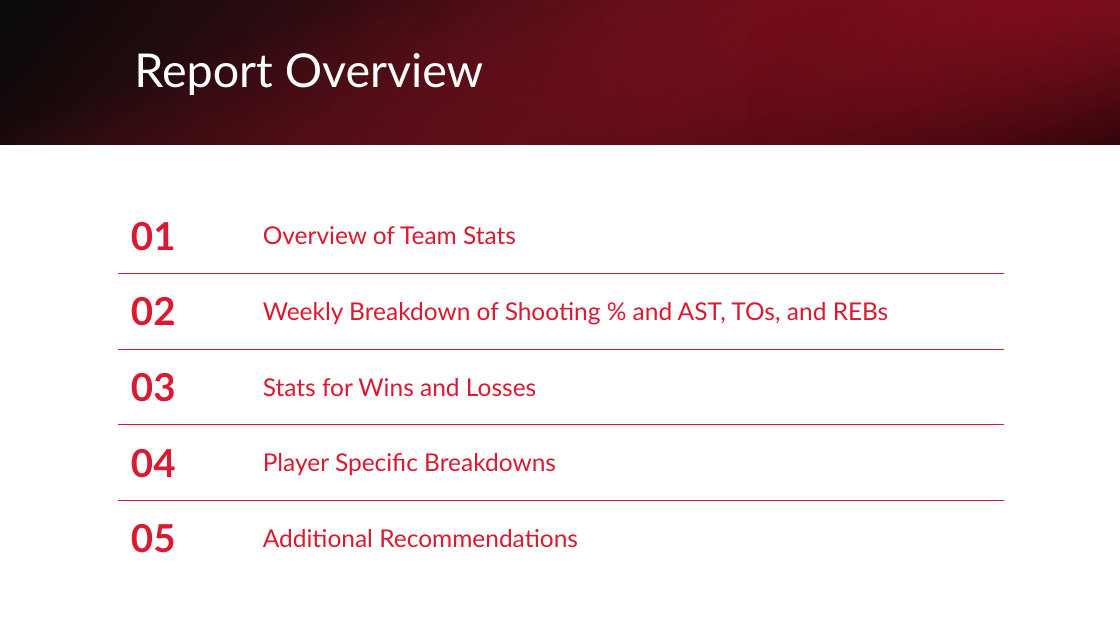
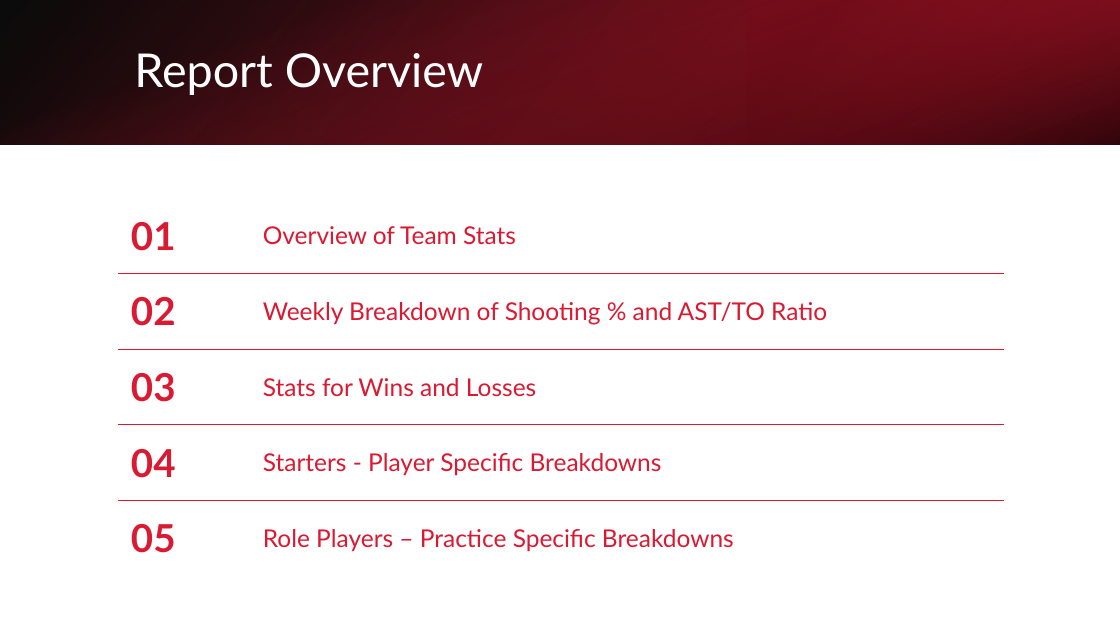
Before and after one commit to apurvis14/Jackson-Prep-Basketball-Analytics, a slide deck: slide 2 of Midseason Analytics Overview.pptx. Drawn at 1120x630 pixels with LibreOffice and Linux fonts; fonts in the diff are those of the drawing. Boxes give left, top, right and bottom in pixels: in the first picture for what was removed or moved away, otherwise in the second. Text is boxed around its words. In the diff, an @@ line names an element or a change of style, - is before the commit and + after.

```diff
--- a/Midseason Analytics Overview.pptx
+++ b/Midseason Analytics Overview.pptx
@@ table at (118,197,1004,576) @@
-row 2, column 2: Weekly Breakdown of Shooting % and AST, TOs, and REBs
+row 2, column 2: Weekly Breakdown of Shooting % and AST/TO Ratio
-row 4, column 2: Player Specific Breakdowns
+row 4, column 2: Starters - Player Specific Breakdowns
-row 5, column 2: Additional Recommendations
+row 5, column 2: Role Players – Practice Specific Breakdowns
```
Also in this commit, not shown: 1 other slide changed, 4 slides added, 2 other files.
